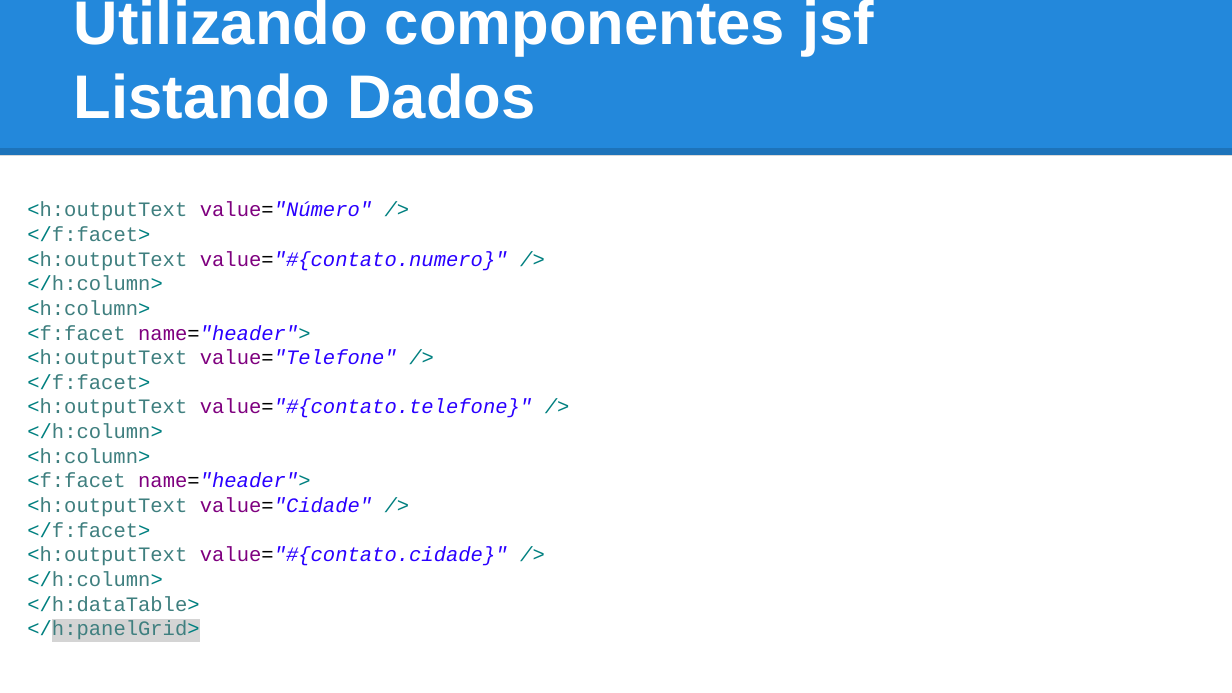
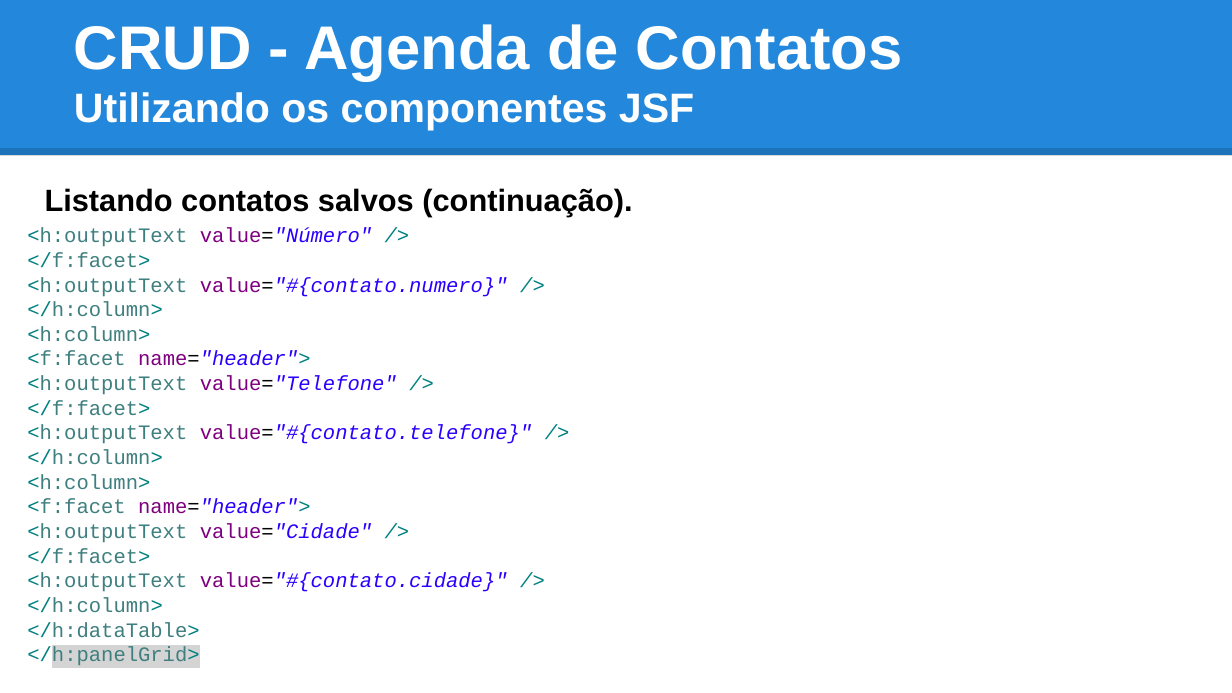
Before and after one commit to tiagogoncalves/jsf_workshop, a slide deck: slide 55 of apresentacao/slide_jsf_prime_faces.pptx (slide 51 before the commit). Drawn at 1232x693 pixels with LibreOffice and Linux fonts; fonts in the diff are those of the drawing. Boxes give left, top, right and bottom in pixels: in the first picture for what was removed or moved away, otherwise in the second. Text is boxed around its words. In the diff, an @@ line names an element or a change of style, - is before the commit and + after.

```diff
--- a/apresentacao/slide_jsf_prime_faces.pptx
+++ b/apresentacao/slide_jsf_prime_faces.pptx
@@ title at (74, 24, 903, 131): text changed; size 36 to 24 pt @@
-Utilizando componentes jsf
-Listando Dados
+CRUD - Agenda de Contatos
+Utilizando os componentes JSF
@@ text added at (45, 188, 632, 216), 18 pt, text #000000, bold @@
+Listando contatos salvos (continuação).
@@ text "<h:outputText value="Número" />": place and size @@
-text "<h:outputText value="Número" />" at (27, 202, 532, 642)
+text "<h:outputText value="Número" />" at (27, 228, 532, 668)
```
Also in this commit, not shown: 21 other slides changed, 6 slides added, 1 slide removed, 2 other files.
